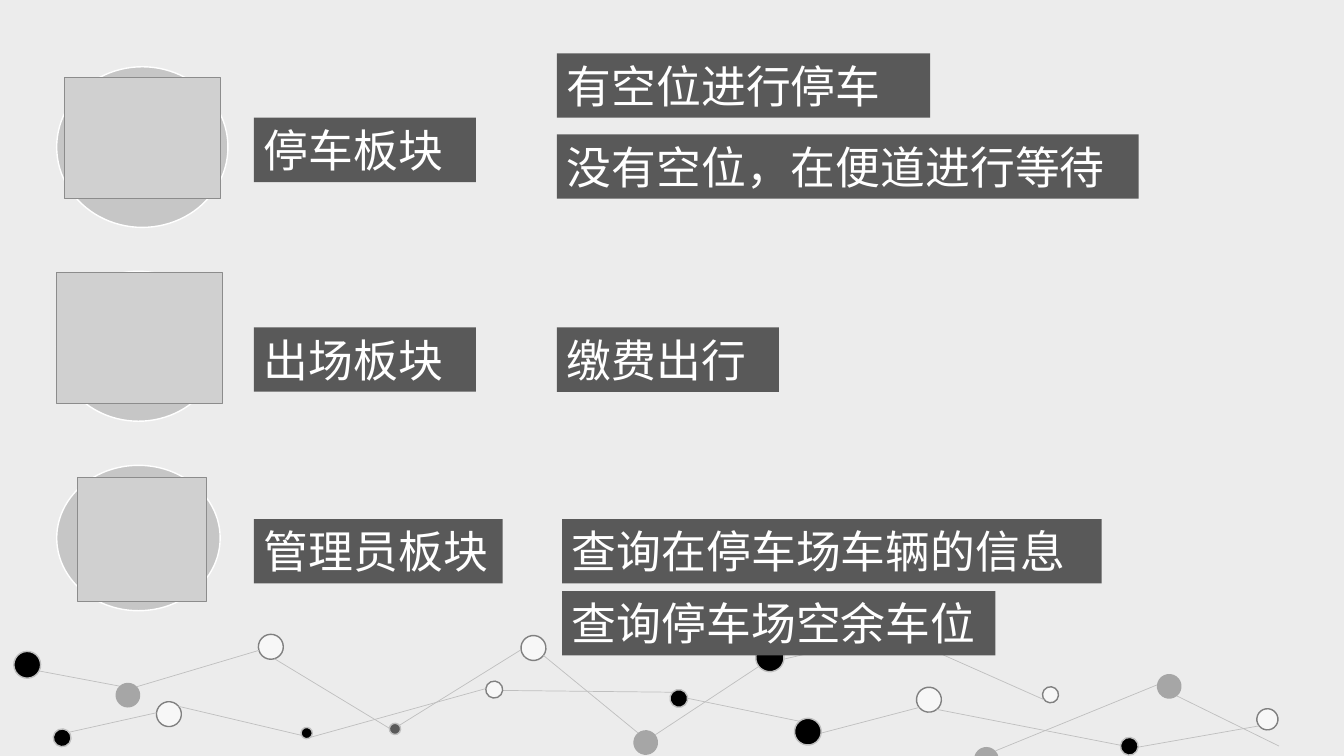
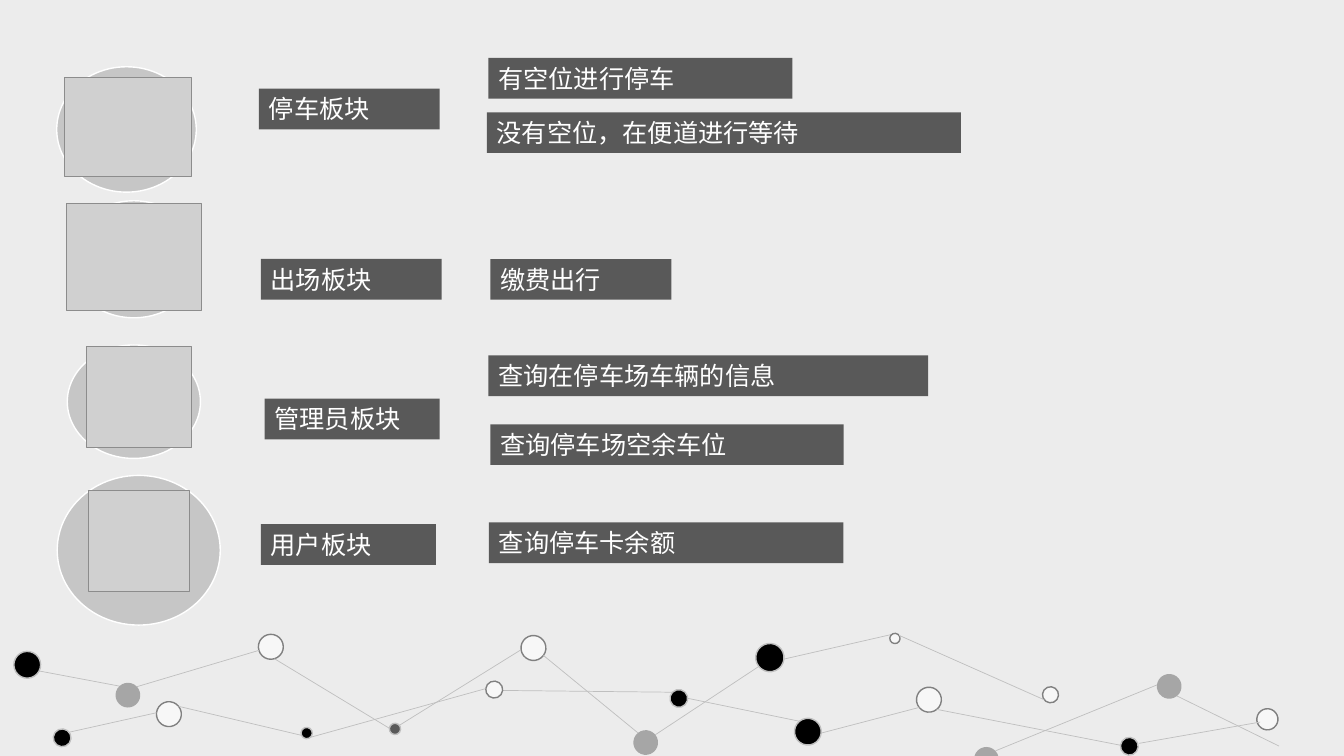
Before and after one commit to ShenQingchuan/Parkinglot-App, a slide deck: slide 16 of Parking Guide.pptx (slide 13 before the commit). Drawn at 1344x756 pixels with LibreOffice and Linux fonts; fonts in the diff are those of the drawing; grey boxes stand for pictures. Boxes give left, top, right and bottom in pixels: in the first picture for what was removed or moved away, otherwise in the second. Text is boxed around its words. In the diff, an @@ line names an element or a change of style, - is before the commit and + after.

```diff
--- a/Parking Guide.pptx
+++ b/Parking Guide.pptx
@@ rectangle "有空位进行停车": place and size @@
-rectangle "有空位进行停车" at (558,53,931,118)
+rectangle "有空位进行停车" at (489,58,793,99)
@@ ellipse: place and size @@
-ellipse at (56,67,228,227)
+ellipse at (56,67,196,192)
@@ picture: place and size @@
-picture at (65,78,221,199)
+picture at (65,78,192,176)
@@ rectangle "停车板块": place and size @@
-rectangle "停车板块" at (254,118,476,182)
+rectangle "停车板块" at (259,89,440,129)
@@ rectangle "没有空位，在便道进行等待": place and size @@
-rectangle "没有空位，在便道进行等待" at (558,134,1139,199)
+rectangle "没有空位，在便道进行等待" at (487,112,961,152)
@@ picture: place and size @@
-picture at (56,272,222,403)
+picture at (67,204,202,311)
@@ ellipse: place and size @@
-ellipse at (56,271,220,421)
+ellipse at (68,201,201,318)
@@ rectangle "出场板块": place and size @@
-rectangle "出场板块" at (254,328,476,392)
+rectangle "出场板块" at (261,259,442,299)
@@ rectangle "缴费出行": place and size @@
-rectangle "缴费出行" at (558,328,779,392)
+rectangle "缴费出行" at (491,259,671,299)
@@ ellipse: place and size @@
-ellipse at (56,466,220,611)
+ellipse at (68,345,201,459)
@@ picture: place and size @@
-picture at (78,478,207,602)
+picture at (86,346,191,447)
@@ size 32 to 18 pt in 8 elements at (265,399,441,440), (491,424,844,465), (259,89,440,129), (489,58,793,99), (261,259,442,299), (487,112,961,152), (491,259,671,299), (489,356,929,396) @@
@@ rectangle "查询在停车场车辆的信息": place and size @@
-rectangle "查询在停车场车辆的信息" at (563,519,1102,584)
+rectangle "查询在停车场车辆的信息" at (489,356,929,396)
@@ rectangle "管理员板块": place and size @@
-rectangle "管理员板块" at (254,519,503,584)
+rectangle "管理员板块" at (265,399,441,440)
@@ rectangle "查询停车场空余车位": place and size @@
-rectangle "查询停车场空余车位" at (563,591,996,655)
+rectangle "查询停车场空余车位" at (491,424,844,465)
@@ ellipse added at (57,476,221,626), fill #C6C6C6, outline #FFFFFF 1 pt @@
@@ picture added at (89,491,190,592) @@
@@ rectangle added at (261,524,437,565), fill #595959, 18 pt, text #FFFFFF @@
+用户板块
@@ rectangle added at (489,522,844,563), fill #595959, 18 pt, text #FFFFFF @@
+查询停车卡余额
@@ ellipse added at (890,633,901,644), fill #F7F7F7, outline #808080 1 pt @@
@@ line moved from (1259, 726) - (1138, 747) to (1260, 722) - (1139, 743) @@
```
Also in this commit, not shown: 4 other slides changed, 4 slides added, 1 slide removed, 5 other files.
